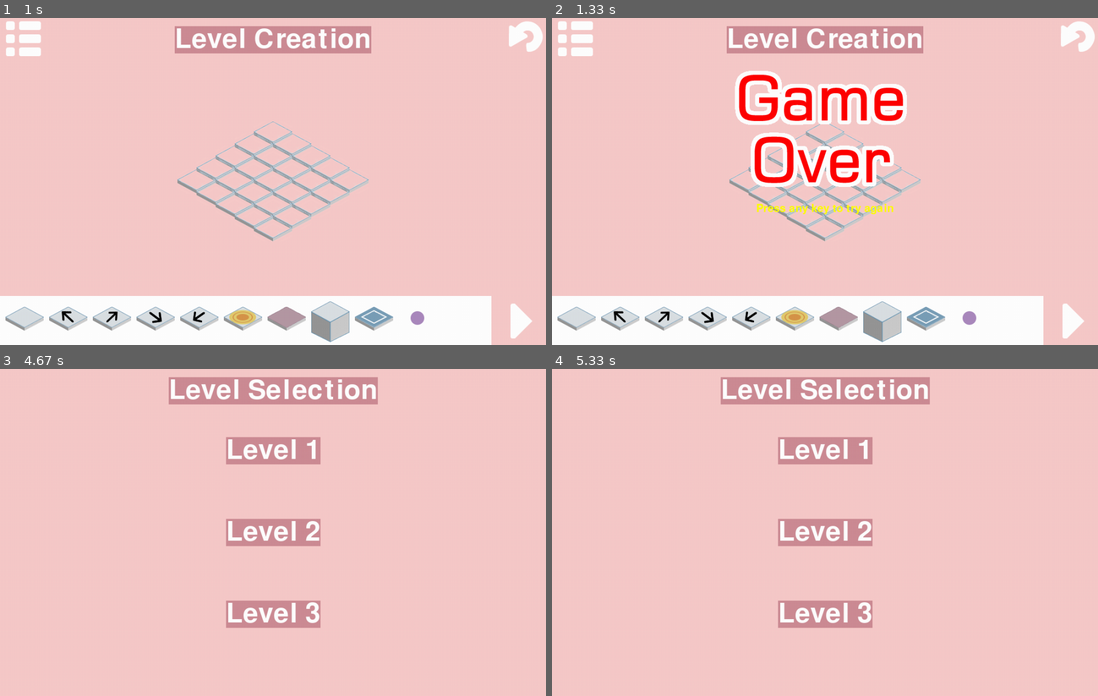
Above: before the commit, frames 1-4 (two rows, left to right).
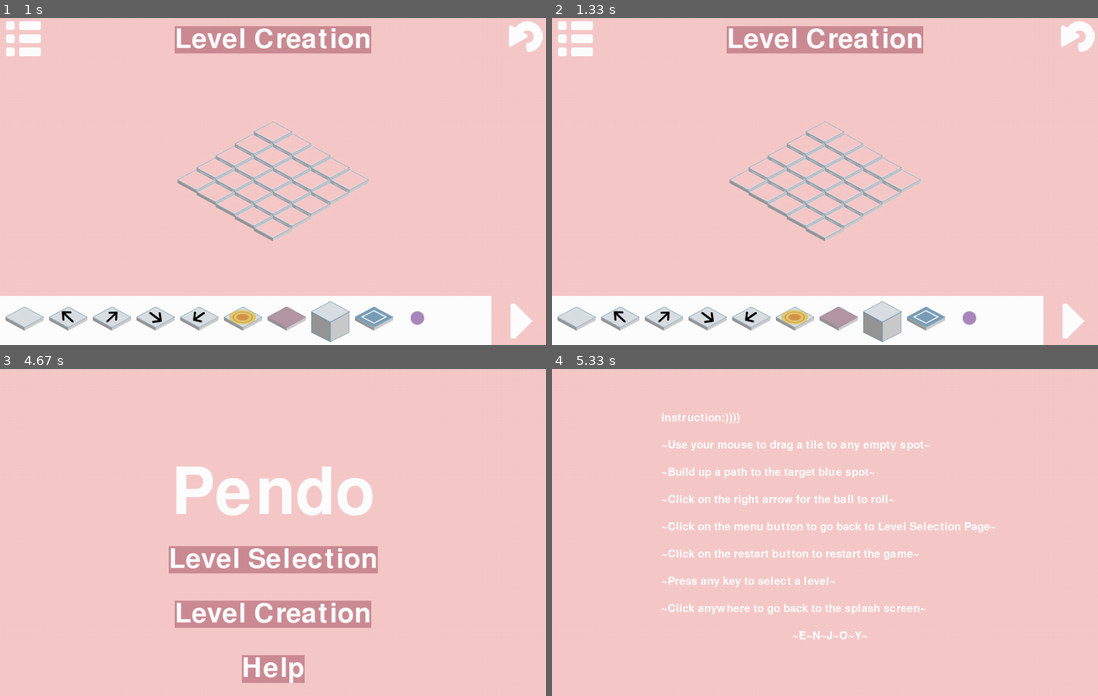
Above: after the commit, the same moments.

Repository: ameliakuang/112TP
Game: pygame game, started from trial/Game.py
The game is run twice, just before and just after one commit, with the same random seed, the same clock (stepped at 60 frames per second) and the same inputs.
Inputs (mouse positions are in pixels of both pictures, inside the frame that each line leads up to):
- Up to frame 1 (1 s): press the mouse at (273, 263) at 0.37 s; move the mouse to (262, 178) at 0.47 s; release the mouse at (251, 93) at 0.6 s; press the mouse at (513, 312) at 0.7 s; move the mouse to (414, 279) at 0.8 s; release the mouse at (311, 250) at 0.93 s
- Up to frame 2 (1.33 s): tap Enter at 1.17 s
- Up to frame 3 (4.67 s): press the mouse at (513, 663) at 1.8 s; move the mouse to (333, 646) at 1.9 s; release the mouse at (152, 633) at 2.03 s; click (27, 391) at 4.42 s
- Up to frame 4 (5.33 s): press the mouse at (825, 669) at 4.77 s; move the mouse to (743, 601) at 4.87 s; move the mouse to (661, 535) at 4.97 s; release the mouse at (661, 535) at 5 s

Frame 1 is identical in both runs. In frame 2, 6.6% of the frame differs, in the area x 33-65%, y 16-60%; in frame 3, 14%, in the area x 30-70%, y 2-97%; in frame 4, 9.9%.

Commit message:
add level creation

Diff:
--- a/trial/Game.py
+++ b/trial/Game.py
@@ -45,7 +45,7 @@
 
         self.controlBar = controlBar(self.width, self.height)
 
-        self.dragFlag = [False]*7
+        self.dragFlag = [False]*10
         self.objectDragged = None
 
 
@@ -186,8 +186,11 @@
                 # draw the tile on the board
                 row, col = utility.isoToMap(x, y, len(self.board), 35, 22, screen)
                 if(row >= 0) and (row < len(self.board)) and (col >= 0) and (col < len(self.board)):
+                    if(isinstance(self.objectDragged[0], Player)) and self.board[row][col] != -1:
+                        self.player.row = row
+                        self.player.col = col
                     # check legality of putting a tile there
-                    if(self.board[row][col] == 9):
+                    elif(self.board[row][col] == 9) or self.board[row][col] == 10:
                         self.board[row][col] = self.objectDragged[0].type
                     else:
                         self.objectDragged = None
@@ -243,6 +246,7 @@
         elif(self.levelCreationRect.collidepoint(pos)):
             self.init(4)
             self.mode = "levelCreation"
+            self.player.row, self.player.col = -10, -10
         elif(self.helpRect.collidepoint(pos)):
             self.mode = "help"
 
@@ -367,18 +371,49 @@
     # levelCreation mode
     ########################
     def levelCreationKeyPressed(self, keyCode, modifier):
-        pass
+        self.playGameKeyPressed(keyCode, modifier)
+        self.player.row, self.player.col = -10,-10
     def levelCreationMousePressed(self, x, y):
+        pos = (x,y)
         self.playGameMousePressed(x, y)
+        if(self.menuRect.collidepoint(pos)):
+            self.mode = "splashScreen"
 
     def levelCreationMouseDrag(self, x, y):
+        pos = (x, y)
         self.playGameMouseDrag(x, y)
 
+        if self.controlBar.tileRectList != None:
+            if self.controlBar.tileRectList[7].collidepoint(pos) or self.dragFlag[7]:
+                tile = Cube()
+                self.dragFlag[7] = True
+                pos = (pos[0] - 70 / 2, pos[1] - 44 / 2)
+                self.objectDragged = (tile, pos)
+
+            elif self.controlBar.tileRectList[8].collidepoint(pos) or self.dragFlag[8]:
+                tile = TargetTile()
+                self.dragFlag[8] = True
+                pos = (pos[0] - 70/2, pos[1]-44/2)
+                self.objectDragged = (tile, pos)
+
+            elif self.controlBar.tileRectList[9].collidepoint(pos) or self.dragFlag[9]:
+                player = Player()
+                self.dragFlag[9] = True
+                pos = (pos[0] - 70/2, pos[1] - 44/2)
+                self.objectDragged = (player, pos)
     def levelCreationMouseReleased(self, x, y, screen):
         self.playGameMouseReleased(x, y, screen)
 
     def levelCreationTimerFired(self, dt):
-        self.playGameTimerFired(dt)
+        if self.player.beginMoving:
+            if(not self.player.illegalMove):
+                self.playerGroup.update(self.board)
+                if(self.player.win):
+                    self.scene = CustomScene(True)
+            else:
+                self.scene = CustomScene(False)
+
+
     def levelCreationRedrawAll(self, screen):
         font2 = pygame.font.Font("freesansbold.ttf", 50)
 
@@ -386,6 +421,7 @@
         self.levelCreationRect = levelCreationSurf.get_rect()
         self.levelCreationRect.center = (self.width//2, 40)
         screen.blit(levelCreationSurf, self.levelCreationRect)
+
         # draw the board
         self.boardObject.draw(screen, self.board)
         # control
@@ -397,6 +433,9 @@
         for dragFlag in self.dragFlag:
             if dragFlag:
                 screen.blit(self.objectDragged[0].image, self.objectDragged[1])
+
+        # player
+        self.player.draw(screen, self.board, self.boardObject.cols, self.boardObject.halfTileWidth, self.boardObject.halfTileHeight)
 
         #Scene
         if(self.scene != None):
--- a/trial/Player.py
+++ b/trial/Player.py
@@ -5,6 +5,7 @@
     def __init__(self):
         super(Player, self).__init__()
         self.image = pygame.image.load('images/circle.png').convert()
+        self.image.set_colorkey((255,255,255))
         self.rect = self.image.get_rect()
 
         self.beginMoving = False
@@ -119,12 +120,12 @@
             playerGroup = pygame.sprite.GroupSingle(self)
             # iso_y-15 to makes the player looks like higher than the board
             self.rect.x, self.rect.y = iso_x, iso_y-50
-            self.image.set_colorkey((255,255,255))
+            #self.image.set_colorkey((255,255,255))
             screen.blit(self.image, (self.rect.x,self.rect.y))
         else:
             iso_x, iso_y = utility.mapToIso(self.row, self.col, cols, halfWidth, halfHeight, screen)
             playerGroup = pygame.sprite.GroupSingle(self)
             # iso_y-15 to makes the player looks like higher than the board
             self.rect.x, self.rect.y = iso_x, iso_y-15
-            self.image.set_colorkey((255,255,255))
+            #self.image.set_colorkey((255,255,255))
             screen.blit(self.image, (self.rect.x,self.rect.y))
